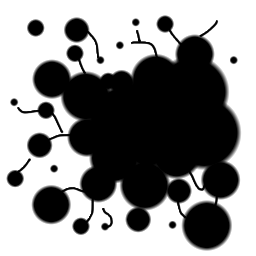
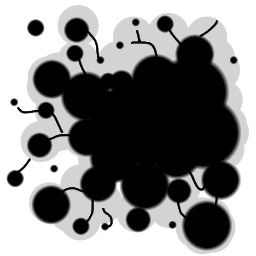
Revision of a layered 256px x 256px image; what changed, layer by layer:
added layer "PL" above "Paint Layer 1" over (20, 5, 249, 255)
painted on "Paint Layer 1" over (20, 5, 249, 255)
